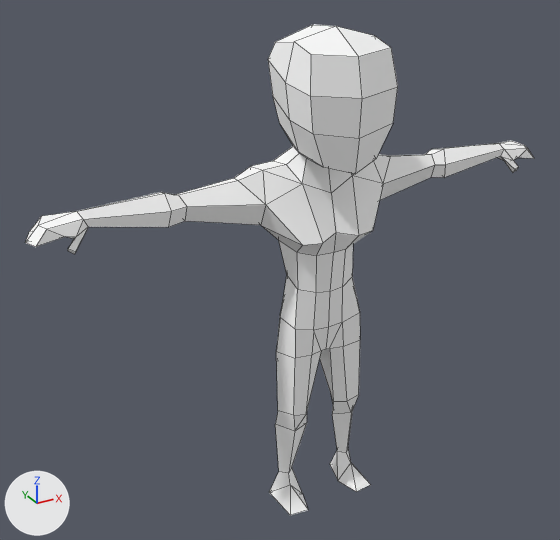
The FBX model Assets/Meshes/Player.fbx: old version first, new version second.
The view is the same before and after, from a 50 mm camera at (-1.48, -2.38, 2.27) aimed at (-0.14, 0.07, 1.04). The axes (+X, +Y, +Z) are drawn at lower left. The lights are the same throughout. Mesh edges are drawn as thin lines. Where no turn or scale is listed for an object, it has been applied to the vertices.

In view in the first picture: 'Character'.
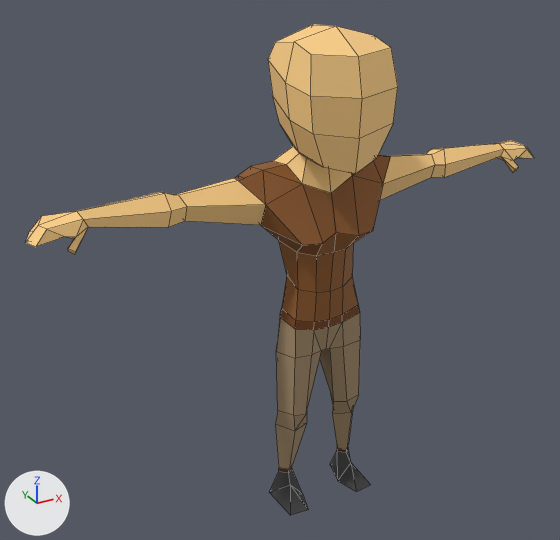
Where the newer file only moved an object's origin or applied its transform, the numbers keep the older frame.

Patch to the scene script:
```diff
--- a/Assets/Meshes/Player.fbx.py
+++ b/Assets/Meshes/Player.fbx.py
@@ mat_black @@
 mat_black = principled_material('black')
-mat_black.base_color = (1.0, 1.0, 1.0)  # white #ffffff
+mat_black.base_color = (1.0, 0.638, 0.246)  # beige #ffd188
 mat_black.roughness = 0.69
@@ mat_pants @@
+mat_pants = principled_material('Pants')
+mat_pants.base_color = (0.368, 0.258, 0.146)  # beige #a38b6b
+mat_pants.roughness = 0.69
@@ mat_trim @@
+mat_trim = principled_material('Trim')
+mat_trim.base_color = (0.168, 0.047, 0.00342)  # brown #723d0b
+mat_trim.roughness = 0.69
@@ mat_shirt @@
+mat_shirt = principled_material('Shirt')
+mat_shirt.base_color = (0.266, 0.0974, 0.019)  # brown #8d5826
+mat_shirt.roughness = 0.69
@@ mat_panttrim @@
+mat_panttrim = principled_material('PantTrim')
+mat_panttrim.base_color = (0.0871, 0.0221, 0.0)  # brown #532900
+mat_panttrim.roughness = 0.69
@@ mat_shoes @@
+mat_shoes = principled_material('Shoes')
+mat_shoes.base_color = (0.0435, 0.0435, 0.0435)  # black #3b3b3b
+mat_shoes.roughness = 0.69
@@ me_cylinder @@
 # used by ob_character; location = (-0.001, 0.0, 1.133)
-me_cylinder.from_pydata(...)  # 220 vertices, 248 faces; spans x -1.09..1.09, y -0.25..0.18, z -1.12..0.83
+me_cylinder.from_pydata(...)  # 244 vertices, 270 faces; spans x -1.09..1.09, y -0.25..0.18, z -1.12..0.83
+# me_cylinder part 1
+# 18 faces are deleted
+# 18 vertices are added at x -0.18..0.18, y -0.08..0.12, z -0.99..-0.16
+# 10 new faces join them, mat_shirt (brown #8d5826)
+# 6 new faces join them, mat_panttrim (brown #532900)
+# 10 new faces join them, mat_pants (beige #a38b6b)
+# 10 new faces join them, mat_trim (brown #723d0b)
+# me_cylinder part 2
+# 4 faces are deleted
+# 3 vertices are added at (0.3, 0.1, 0.31), (0.31, 0.02, 0.32), (0.28, 0.13, 0.22)
+# 2 new faces join them, mat_trim (brown #723d0b)
+# 4 new faces join them, mat_shirt (brown #8d5826)
+# me_cylinder part 3
+# 4 faces are deleted
+# 3 vertices are added at (-0.3, 0.1, 0.31), (-0.31, 0.02, 0.32), (-0.28, 0.13, 0.22)
+# 2 new faces join them, mat_trim (brown #723d0b)
+# 4 new faces join them, mat_shirt (brown #8d5826)
+# me_cylinder part 4: 40 faces spanning x -0.26..0.26, y -0.15..0.18, z -0.15..0.34 switch from mat_black (white #ffffff) to mat_shirt (brown #8d5826)
+# me_cylinder part 5: 42 faces spanning x -0.2..0.2, y -0.08..0.12, z -0.83..-0.18 switch from mat_black (white #ffffff) to mat_pants (beige #a38b6b)
+# me_cylinder part 6: 14 faces spanning x -0.21..0.21, y -0.15..0.07, z -1.12..-1.0 switch from mat_black (white #ffffff) to mat_shoes (black #3b3b3b)
+me_cylinder.materials.append(mat_trim)  # brown #723d0b
+me_cylinder.materials.append(mat_panttrim)  # brown #532900
```

Where the change shows, as pixel boxes [x1, y1, x2, y2] in the pictures (560 x 540 px; the box of a moved part takes in the faces that stretch with it):
'Character', recoloured, reshaped: [25, 24, 534, 515] in both
part 1 of me_cylinder, built on: [275, 275, 360, 473] in both
part 2 of me_cylinder, moved or reshaped: [374, 154, 391, 182] in both
part 3 of me_cylinder, moved or reshaped: [235, 166, 266, 205] in both
part 4 of me_cylinder, recoloured (white to brown): [252, 161, 383, 293] in both
part 5 of me_cylinder, recoloured (white to brown): [275, 313, 360, 431] in both
part 6 of me_cylinder, recoloured (white to black): [269, 449, 371, 515] in both
